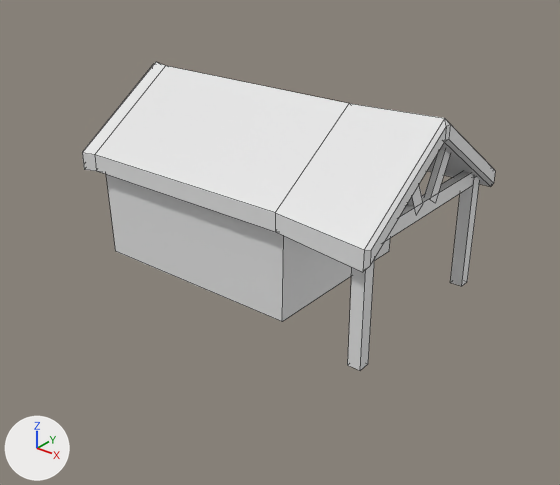
The Blender file raw/meshes/cabin.blend, before and after one commit.
Before and after are seen from a 50 mm camera at (9.09, -9.6, 6.39) aimed at (1.54, -0.17, 0.54). The axes (+X, +Y, +Z) are drawn at lower left. The lights are the same throughout. Mesh edges are drawn as thin lines.

Before the edit, the objects in view are built like this:
```python
me_cube = bpy.data.meshes.new('Cube')
me_cube.from_pydata(...)  # 88 vertices, 75 faces; spans x -0.53..1.55, y -0.76..0.76, z -0.8..1.98
me_cube.materials.append(mat_material)  # white #e7e7e7
ob_cube = bpy.data.objects.new('Cube', me_cube)
ob_cube.location = (0.0, 0.0, 0.86)
ob_cube.scale = (2.84, 2.54, 1.2)
```
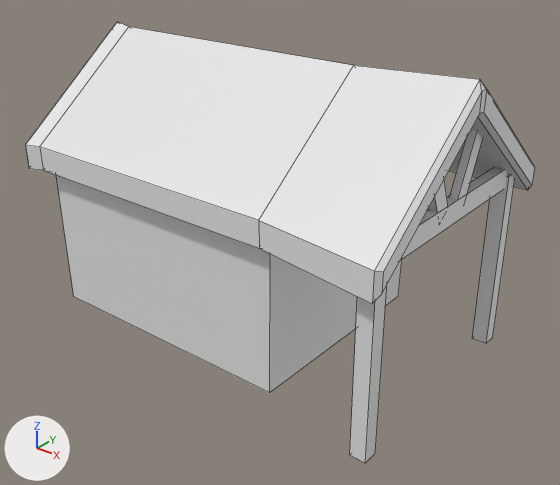
Commit message: Adjust cabin scale

What differs and where, as boxes [x1, y1, x2, y2] in the pictures (560 x 485 px; the box of a moved part takes in the faces that stretch with it):
'Cube', reshaped, rescaled (23% wider, 43% taller)
    before: [82, 62, 495, 370]
    after: [25, 22, 535, 463]
part 1 of me_cube, moved or reshaped
    before: [348, 258, 375, 370]
    after: [350, 286, 387, 463]
part 2 of me_cube, moved or reshaped
    before: [450, 177, 480, 286]
    after: [472, 175, 515, 343]
part 3 of me_cube, moved or reshaped
    before: [385, 172, 474, 241]
    after: [401, 167, 508, 260]
part 4 of me_cube, moved or reshaped
    before: [408, 185, 423, 207]
    after: [429, 180, 448, 212]
part 5 of me_cube, moved or reshaped
    before: [425, 149, 450, 197]
    after: [449, 131, 482, 199]
part 6 of me_cube, moved or reshaped
    before: [82, 62, 495, 322]
    after: [25, 22, 535, 393]

The change, as a diff of the scene's bpy script:
```diff
--- a/raw/meshes/cabin.blend.py
+++ b/raw/meshes/cabin.blend.py
@@ me_cube @@
 # used by ob_cube; location = (0.0, 0.0, 0.86); scale = (2.84, 2.54, 1.2)
-me_cube.from_pydata(...)  # 88 vertices, 75 faces; spans x -0.53..1.55, y -0.76..0.76, z -0.8..1.98
+me_cube.from_pydata(...)  # 88 vertices, 75 faces; spans x -2.51..4.86, y -2.4..2.4, z -2.14..2.99
+# me_cube part 1: the loose piece of 8 vertices spanning x 1.41..1.49, y -0.67..-0.58, z -0.8..0.85 is scaled about its middle by (3.54, 3.17, 1.93), then moved by (3.07, -1.35, -0.57)
+# me_cube part 2: the loose piece of 8 vertices spanning x 1.41..1.49, y 0.57..0.66, z -0.8..0.85 is scaled about its middle by (3.54, 3.17, 1.93), then moved by (3.07, 1.34, -0.57)
+# me_cube part 3: the loose piece of 8 vertices spanning x 1.43..1.48, y -0.62..0.6, z 0.73..0.93 is scaled about its middle by (3.54, 3.17, 1.73), then moved by (3.07, -0.02, 0.17)
+# me_cube part 4: the loose piece of 8 vertices spanning x 1.43..1.47, y -0.26..-0.04, z 0.8..1.52 is scaled about its middle by (3.54, 3.17, 1.73), then moved by (3.07, -0.32, 0.42)
+# me_cube part 5: the loose piece of 8 vertices spanning x 1.43..1.47, y 0.04..0.26, z 0.8..1.52 is scaled about its middle by (3.54, 3.17, 1.73), then moved by (3.07, 0.32, 0.42)
+# me_cube part 6: 48 of 88 vertices moved; they spanned x -0.53..1.55, y -0.76..0.76, z -0.66..1.98 and now span x -2.51..4.86, y -2.4..2.4, z -1.9..2.99; mean shift (0.42, 0.0, 0.27); largest move (1.55, -0.73, 0.89) -> (4.86, -2.32, 1.11)
 me_cube.materials.append(mat_material)
@@ ob_cube @@
 ob_cube.location = (0.0, 0.0, 0.86)
-ob_cube.scale = (2.84, 2.54, 1.2)
```
